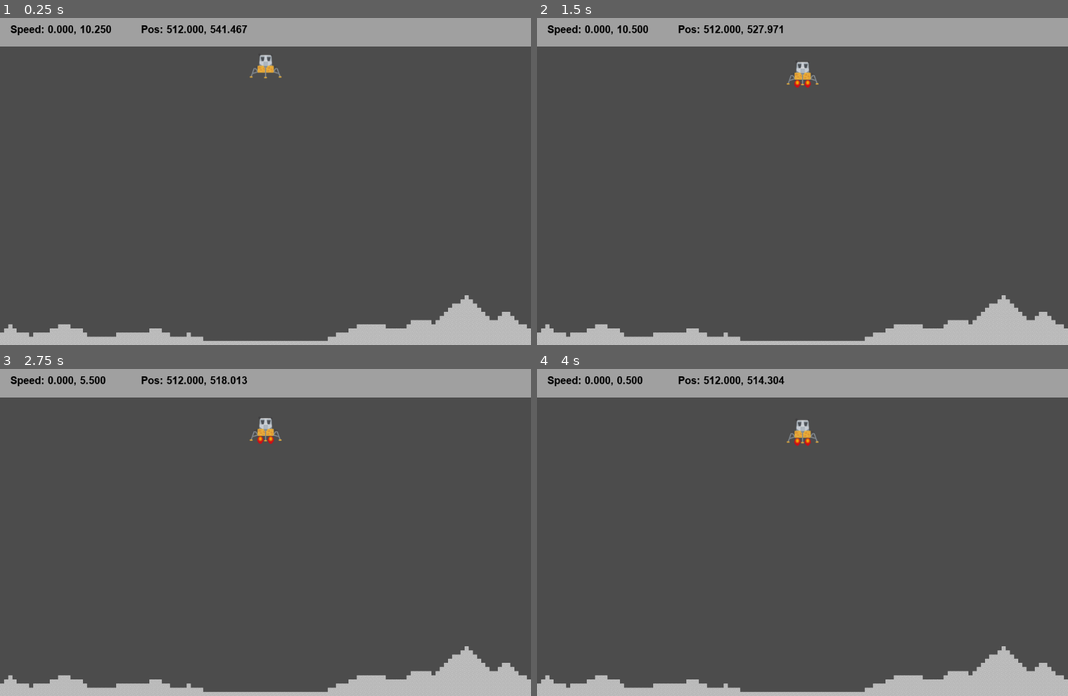
Above: before the commit, frames 1-4 (two rows, left to right).
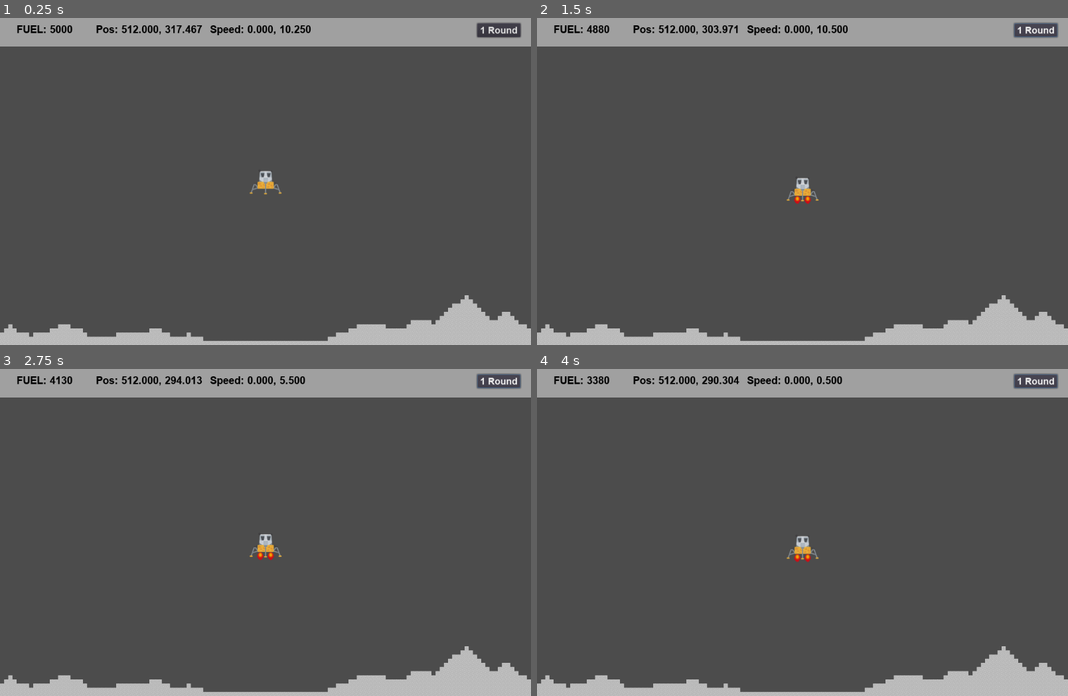
Above: after the commit, the same moments.

Repository: vivisuke/LunarLander
Game: Godot game, scene res://MainScene.tscn
The game is run twice, just before and just after one commit, with the same random seed, the same clock (stepped at 60 frames per second) and the same inputs.
Inputs (mouse positions are in pixels of both pictures, inside the frame that each line leads up to):
- Up to frame 1 (0.25 s): no input
- Up to frame 2 (1.5 s): click (1036, 31) at 0.5 s, where only the run after the commit has a clickable "1 Round"; hold Up (ui_up) from 1.28 s (still down)
- Up to frame 3 (2.75 s): keep holding Up (ui_up)
- Up to frame 4 (4 s): keep holding Up (ui_up)

The runs differ from the first frame. In frame 1, 1.5% of the frame differs, in the area x 2-99%, y 1-54%; in frame 2, 1.6%, in the area x 2-99%, y 1-57%; in frame 3, 1.6%; in frame 4, 1.6%.

Commit message:
0008 ◎ C 09/10 09/10 0.001│ToDo│上部に着陸船残燃料表示 0009 ◎ C 09/10 09/10 0.001│ToDo│右上に 1Round ボタン設置

Diff:
--- a/LunaLander/MainScene.gd
+++ b/LunaLander/MainScene.gd
@@ -3,19 +3,29 @@
 const SCREEN_HEIGHT = 640
 const ACCEL_GY = 1.0		# 重力加速度
 const ACCEL_IY = 5.0		# メインエンジン噴射加速度
+const FULL_FUEL = 5000		# 燃料量初期値
+const CONSUMPTION = 10		# メインエンジン噴射燃料消費量
+const LANDING_MAX_SPEED = 5.0	# 着陸許容速度
 
 var velocity = Vector2(0, 10)
+var fuel = FULL_FUEL# 燃料残量
 
 var Explosion = load("res://Explosion.tscn")
 
+func updateFuel():
+	$InfoBar/FuelLabel.text = "FUEL: %d" % fuel
 func _ready():
+	updateFuel()
 	pass # Replace with function body.
 
 func _physics_process(delta):
 	velocity += Vector2(0, ACCEL_GY)*delta
-	if Input.is_action_pressed("ui_up"):	# ↑キー押下時
-		velocity -= Vector2(0, ACCEL_IY)*delta
-		$LunaModule/AnimatedSprite.play("injection")
+	if( Input.is_action_pressed("ui_up") &&		# ↑キー押下時
+		fuel >= CONSUMPTION && !$LunaModule.is_on_floor()):		# 燃料あり && 着陸していない
+			fuel -= CONSUMPTION
+			updateFuel()
+			velocity -= Vector2(0, ACCEL_IY)*delta
+			$LunaModule/AnimatedSprite.play("injection")
 	else:
 		$LunaModule/AnimatedSprite.play("default")
 	var v0 = velocity
@@ -23,9 +33,13 @@
 	$InfoBar/SpeedLabel.text = "Speed: %.3f, %.3f" % [velocity.x, velocity.y]
 	$InfoBar/PosLabel.text = "Pos: %.3f, %.3f" % [$LunaModule.position.x, SCREEN_HEIGHT - $LunaModule.position.y]
 	#print($LunaModule.is_on_floor())
-	if $LunaModule.is_on_floor() && v0.y >= 10:
+	if $LunaModule.is_on_floor() && v0.y >= LANDING_MAX_SPEED:
 		$LunaModule.hide()
 		var ex = Explosion.instance()
 		ex.position = $LunaModule.position
 		add_child(ex)
 		ex.restart()
+
+
+func _on_1RoundButton_pressed():
+	pass # Replace with function body.
--- a/LunaLander/MainScene.tscn
+++ b/LunaLander/MainScene.tscn
@@ -8,6 +8,10 @@
 
 [sub_resource type="DynamicFont" id=5]
 size = 20
+font_data = ExtResource( 4 )
+
+[sub_resource type="DynamicFont" id=6]
+size = 18
 font_data = ExtResource( 4 )
 
 [sub_resource type="ConvexPolygonShape2D" id=1]
@@ -63,10 +67,34 @@
 "_edit_use_anchors_": false
 }
 
+[node name="FuelLabel" type="Label" parent="InfoBar"]
+margin_left = 32.0
+margin_top = 19.0
+margin_right = 238.0
+margin_bottom = 43.0
+custom_fonts/font = SubResource( 5 )
+custom_colors/font_color = Color( 0, 0, 0, 1 )
+text = "FUEL: 0000"
+__meta__ = {
+"_edit_use_anchors_": false
+}
+
+[node name="PosLabel" type="Label" parent="InfoBar"]
+margin_left = 185.0
+margin_top = 19.0
+margin_right = 369.0
+margin_bottom = 43.0
+custom_fonts/font = SubResource( 5 )
+custom_colors/font_color = Color( 0, 0, 0, 1 )
+text = "Pos: 00.000, 00.000"
+__meta__ = {
+"_edit_use_anchors_": false
+}
+
 [node name="SpeedLabel" type="Label" parent="InfoBar"]
-margin_left = 20.0
+margin_left = 405.0
 margin_top = 19.0
-margin_right = 127.0
+margin_right = 611.0
 margin_bottom = 43.0
 custom_fonts/font = SubResource( 5 )
 custom_colors/font_color = Color( 0, 0, 0, 1 )
@@ -75,14 +103,13 @@
 "_edit_use_anchors_": false
 }
 
-[node name="PosLabel" type="Label" parent="InfoBar"]
-margin_left = 272.0
+[node name="1RoundButton" type="Button" parent="InfoBar"]
+margin_left = 920.446
 margin_top = 19.0
-margin_right = 456.0
-margin_bottom = 43.0
-custom_fonts/font = SubResource( 5 )
-custom_colors/font_color = Color( 0, 0, 0, 1 )
-text = "Pos: 00.000, 00.000"
+margin_right = 1004.45
+margin_bottom = 46.0
+custom_fonts/font = SubResource( 6 )
+text = "1 Round"
 __meta__ = {
 "_edit_use_anchors_": false
 }
@@ -94,7 +121,7 @@
 tile_data = PoolIntArray( 4456560, 0, 0, 4522095, 0, 0, 4522096, 0, 0, 4522097, 0, 0, 4587629, 0, 0, 4587630, 0, 0, 458 …(7047 unchanged characters)…
 
 [node name="LunaModule" type="KinematicBody2D" parent="."]
-position = Vector2( 512, 96 )
+position = Vector2( 512, 320 )
 __meta__ = {
 "_edit_group_": true
 }
@@ -106,3 +133,5 @@
 [node name="CollisionShape2D" type="CollisionShape2D" parent="LunaModule"]
 position = Vector2( -0.5, 3.5 )
 shape = SubResource( 4 )
+
+[connection signal="pressed" from="InfoBar/1RoundButton" to="." method="_on_1RoundButton_pressed"]
Not shown: 1 places in LunaLander/MainScene.tscn that only renumber resources
Not shown, changed: LunarLander.spr
